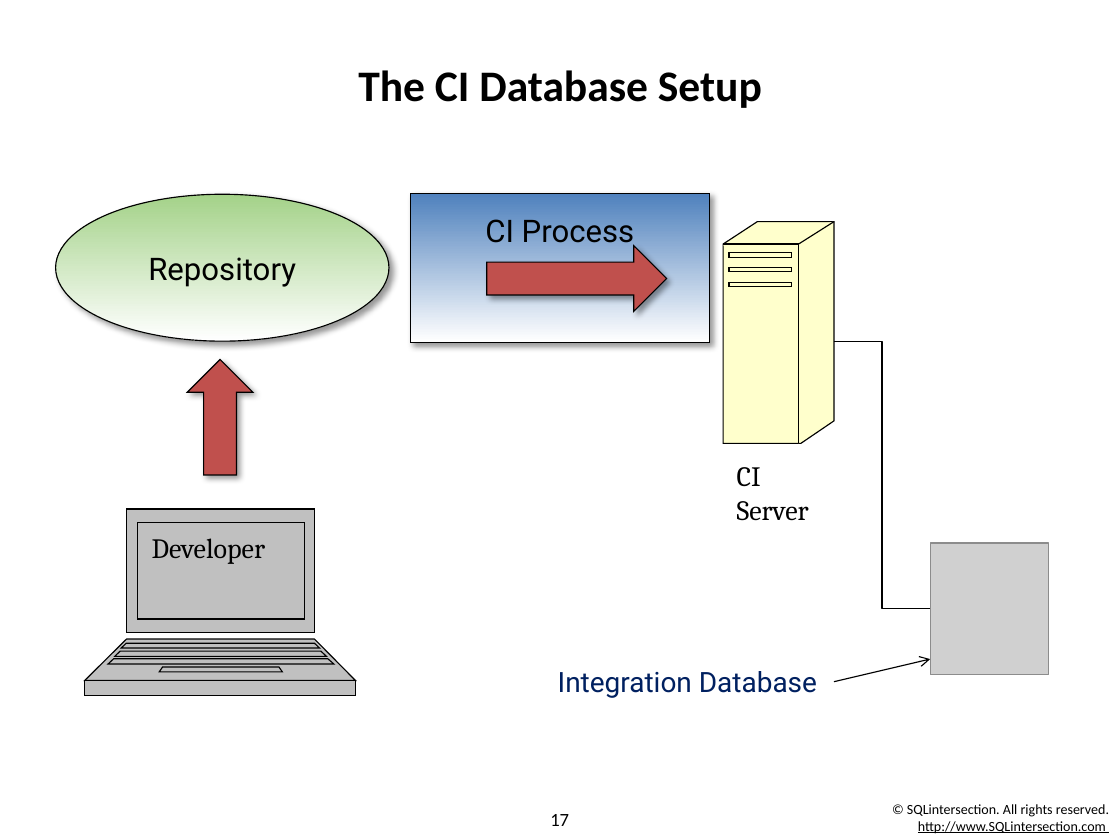
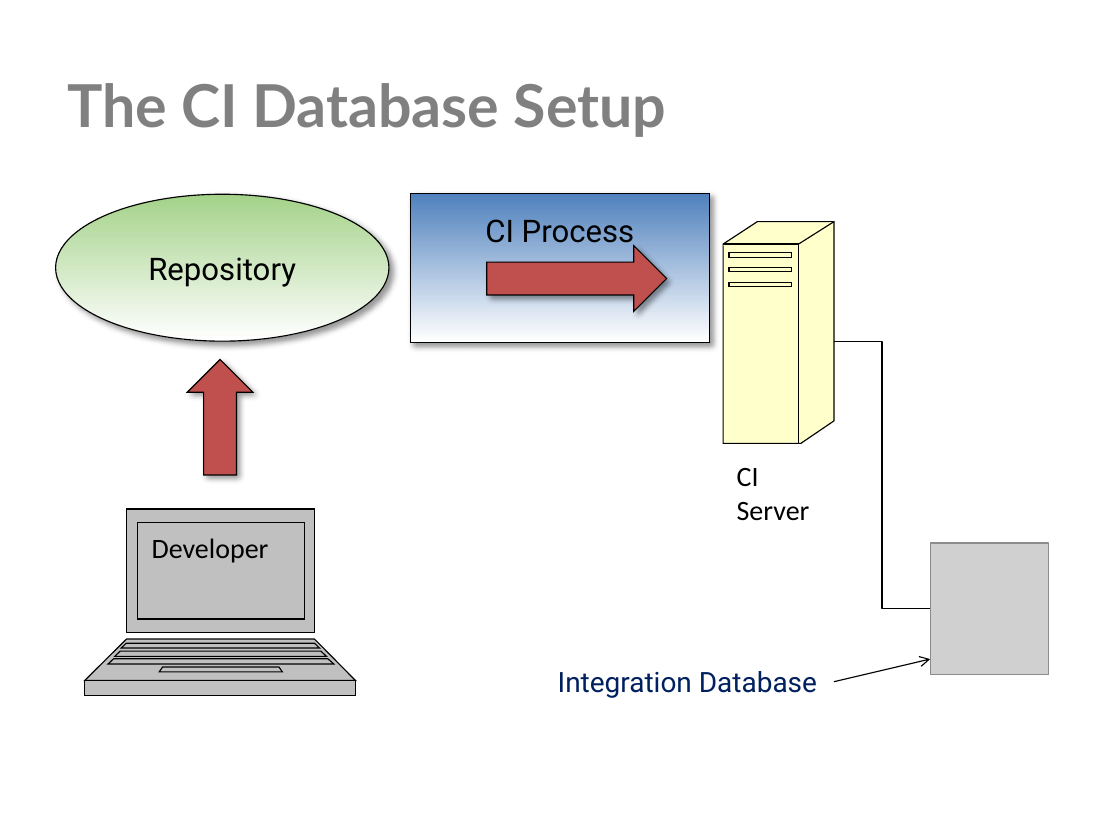
Before and after one commit to way0utwest/CIforDB, a slide deck: slide 17 of CI for Databases.pptx. Drawn at 1120x840 pixels with LibreOffice and Linux fonts; fonts in the diff are those of the drawing; grey boxes stand for pictures; background and template pictures are left out. Boxes give left, top, right and bottom in pixels: in the first picture for what was removed or moved away, otherwise in the second. Text is boxed around its words. In the diff, an @@ line names an element or a change of style, - is before the commit and + after.

```diff
--- a/CI for Databases.pptx
+++ b/CI for Databases.pptx
@@ title "The CI Database Setup" at <box>67,83,667,137</box>: size 28 to 38 pt, font Calibri to Lato, text colour #000000 to #808080; alignment centre to left @@
@@ freeform shape "CI Server" at <box>724,222,834,444</box>: font Cambria to Calibri @@
@@ freeform shape "Developer" at <box>85,510,356,696</box>: font Cambria to Calibri @@
@@ text removed at <box>907,804,1109,834</box> @@
-© SQLintersection. All rights reserved.
-http://www.SQLintersection.com
@@ page number removed at <box>550,814,569,826</box> @@
-17
```
Also in this commit, not shown: 33 other slides changed.
